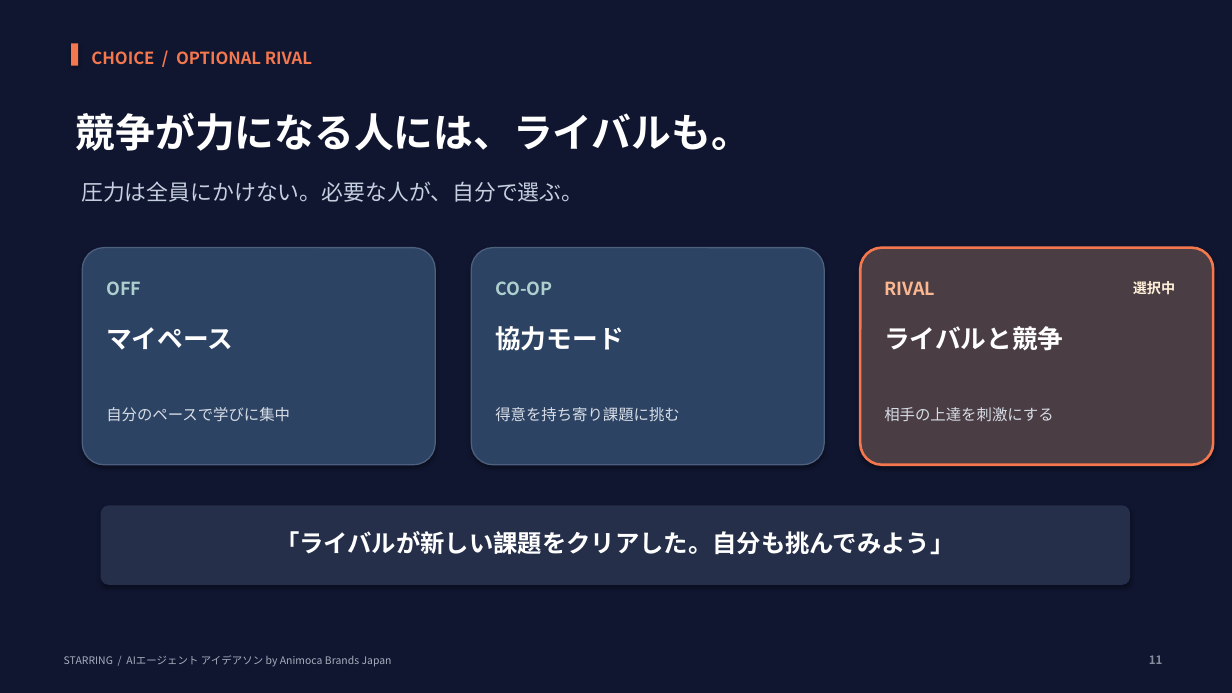
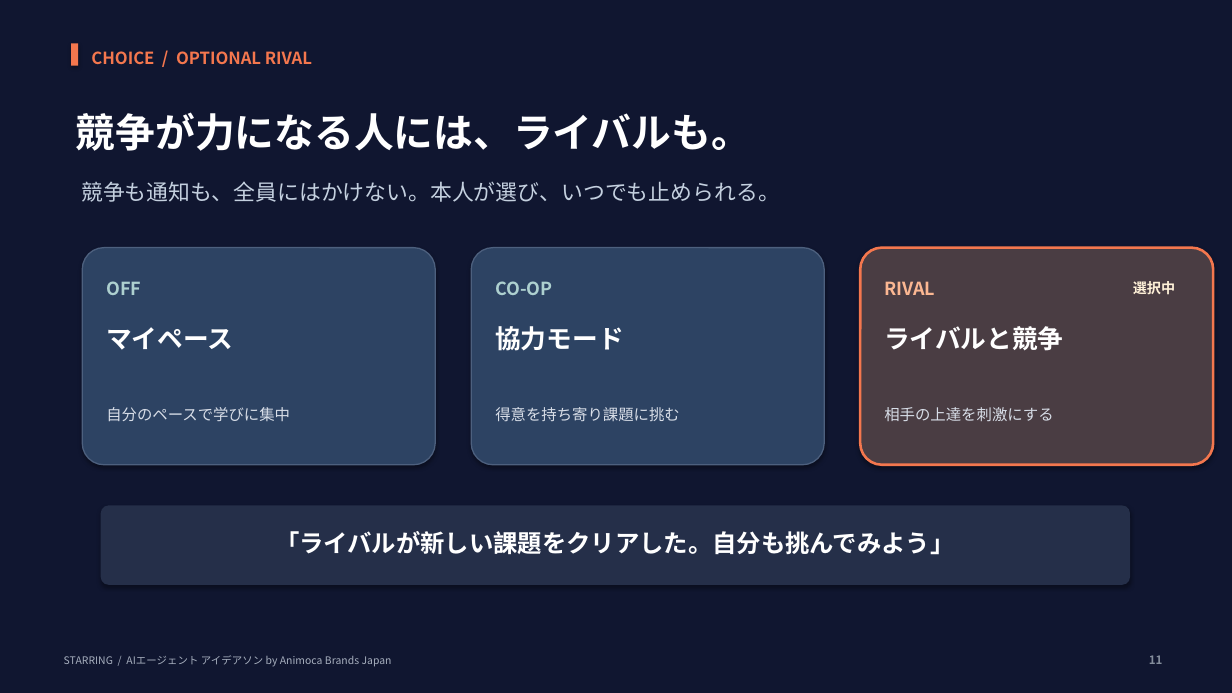
Before and after one commit to zpx9/a1, a slide deck: slide 11 of STARRING_final.pptx. Drawn at 1232x693 pixels with LibreOffice and Linux fonts; fonts in the diff are those of the drawing. Boxes give left, top, right and bottom in pixels: in the first picture for what was removed or moved away, otherwise in the second. Text is boxed around its words. In the diff, an @@ line names an element or a change of style, - is before the commit and + after.

```diff
--- a/STARRING_final.pptx
+++ b/STARRING_final.pptx
@@ text at [81,181,780,202]: text changed @@
-圧力は全員にかけない。必要な人が、自分で選ぶ。
+競争も通知も、全員にはかけない。本人が選び、いつでも止められる。
```
Also in this commit, not shown: 8 other slides changed, 1 slide added, 1 slide removed, 1 other file.
